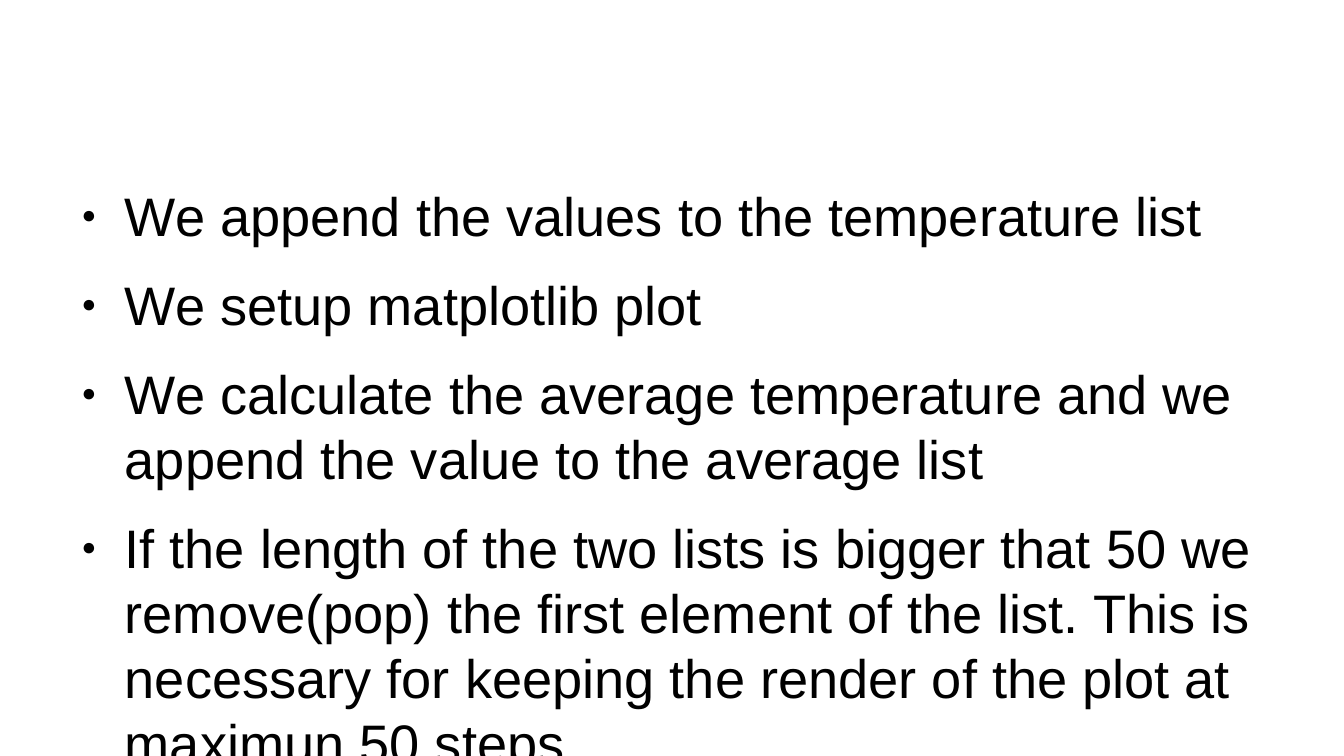
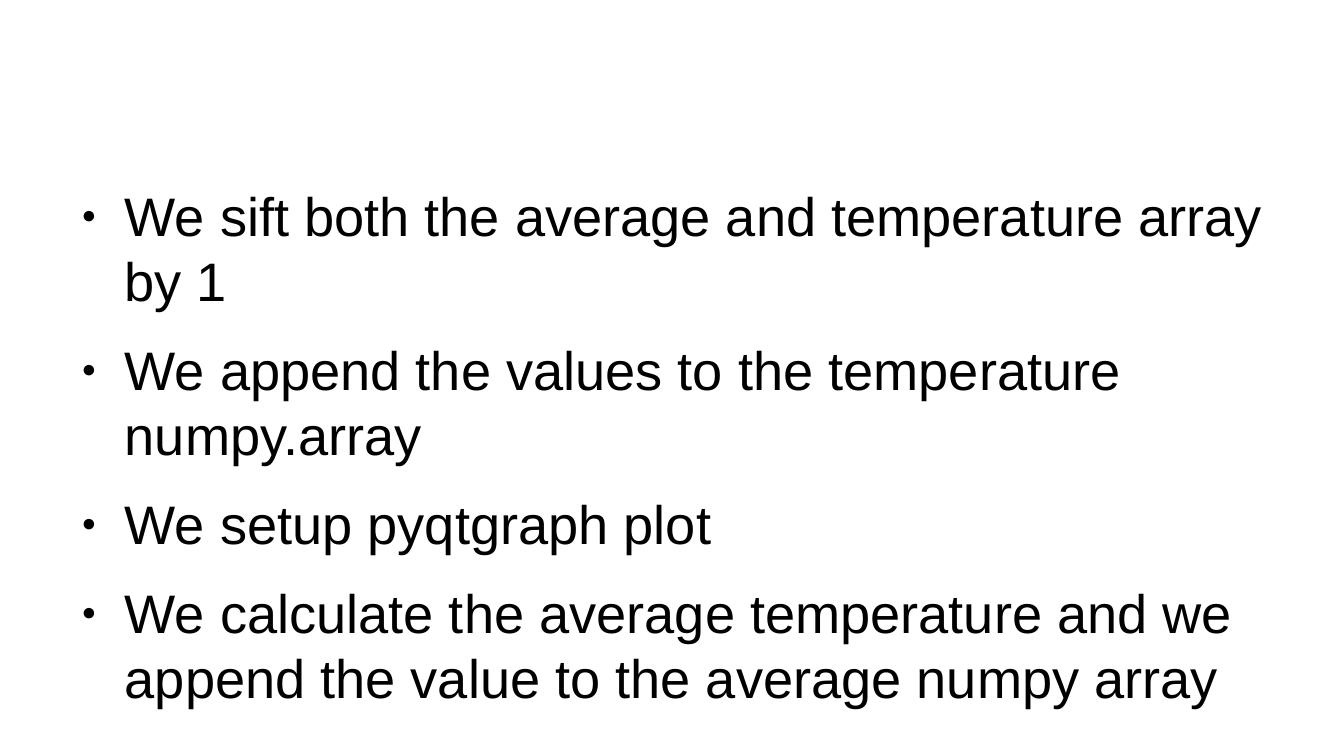
Before and after one commit to gdroumpalis/Megaman, a slide deck: slide 8 of Documents/FirstPresentation.pptx. Drawn at 1344x756 pixels with LibreOffice and Linux fonts; fonts in the diff are those of the drawing; background and template pictures are left out. Boxes give left, top, right and bottom in pixels: in the first picture for what was removed or moved away, otherwise in the second. Text is boxed around its words. In the diff, an @@ line names an element or a change of style, - is before the commit and + after.

Commit message:
Added two more images from pyqtgraph and modified presentation

```diff
--- a/Documents/FirstPresentation.pptx
+++ b/Documents/FirstPresentation.pptx
@@ text at box(125, 196, 1261, 708): text changed @@
-● We append the values to the temperature list
-● We setup matplotlib plot
-● We calculate the average temperature and we append the value to the average list
-● If the length of the two lists is bigger that 50 we remove(pop) the first element of the list. This is necessary for keeping the render of the plot at maximun 50 steps
+● We sift both the average and temperature array by 1
+● We append the values to the temperature numpy.array
+● We setup pyqtgraph plot
+● We calculate the average temperature and we append the value to the average numpy array
```
Also in this commit, not shown: 3 other slides changed, 2 other files.
